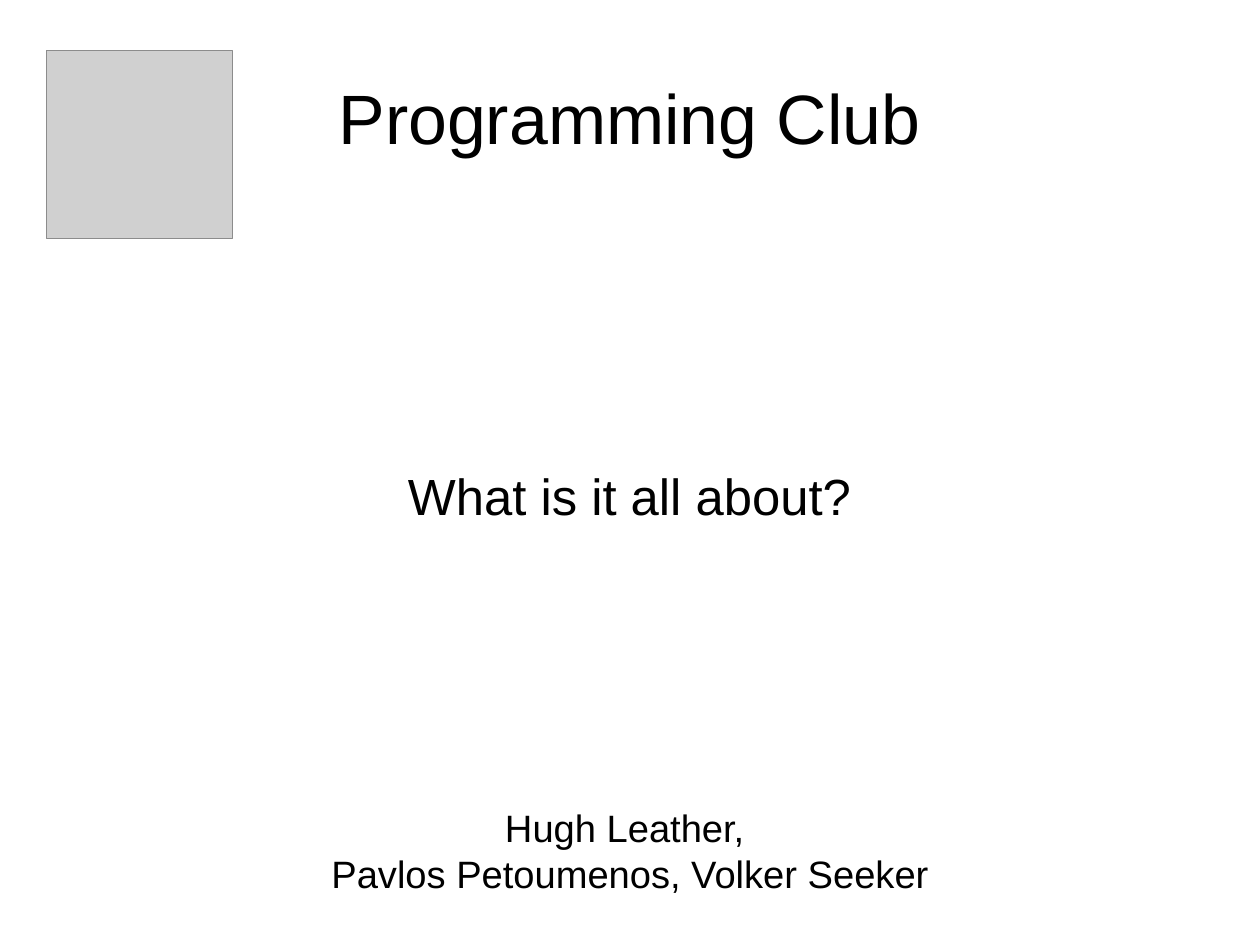
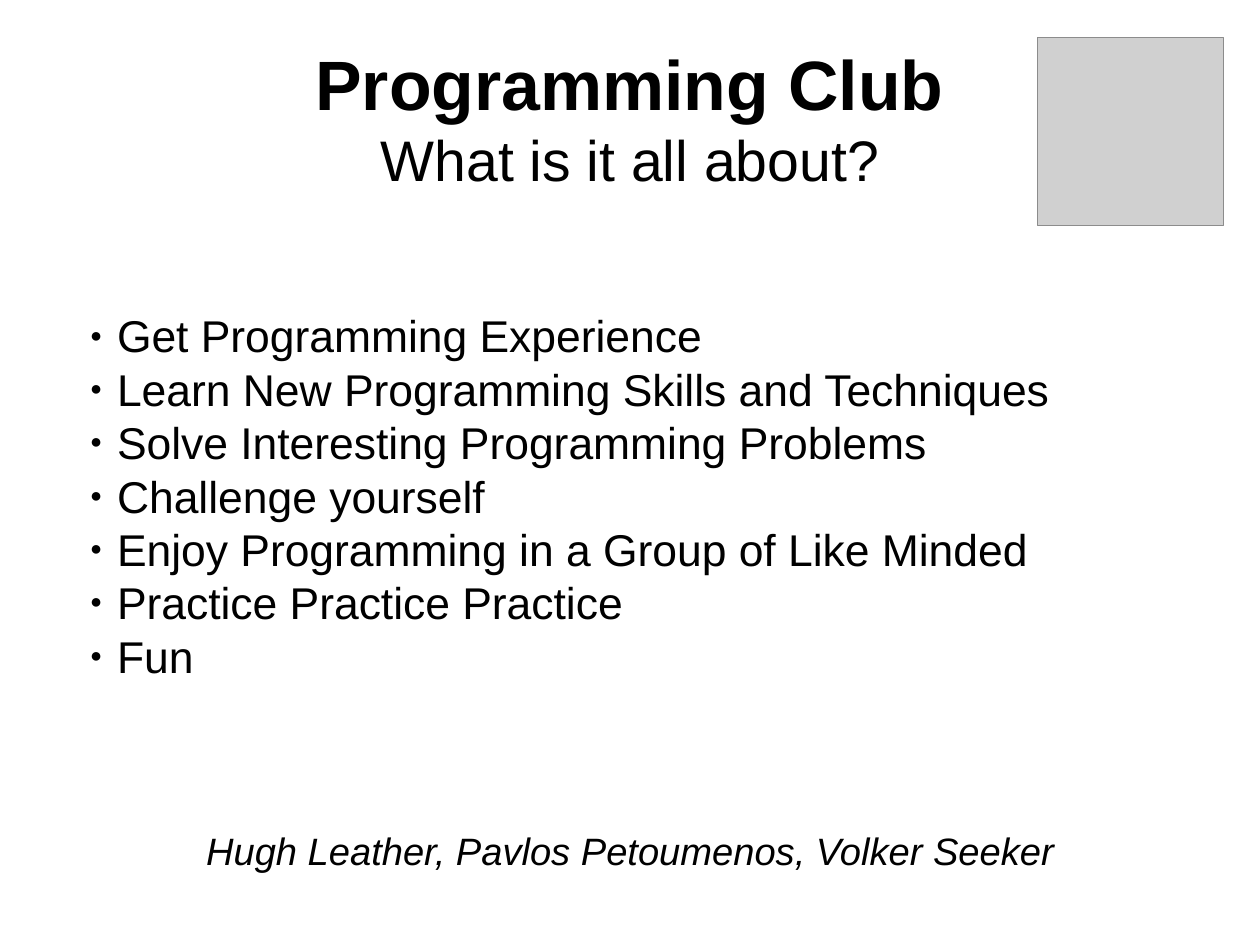
Before and after one commit to vsee/uoe_programmingclub, a slide deck: slide 2 of slides/session001_20160218.odp (slide 1 before the commit). Drawn at 1260x945 pixels with LibreOffice and Linux fonts; fonts in the diff are those of the drawing; grey boxes stand for pictures. Boxes give left, top, right and bottom in pixels: in the first picture for what was removed or moved away, otherwise in the second. Text is boxed around its words. In the diff, an @@ line names an element or a change of style, - is before the commit and + after.

Commit message:
Slide update

```diff
--- a/slides/session001_20160218.odp
+++ b/slides/session001_20160218.odp
@@ title at bbox=[315, 59, 943, 182]: text changed; size 44 to 36 pt @@
-Programming Club
+Programming Club
+What is it all about?
@@ picture: place and size @@
-picture at bbox=[46, 50, 232, 238]
+picture at bbox=[1038, 38, 1225, 225]
@@ text at bbox=[117, 319, 1049, 674]: text changed; size 32 to 28 pt @@
-What is it all about?
+  ● Get Programming Experience
+  ● Learn New Programming Skills and Techniques
+  ● Solve Interesting Programming Problems
+  ● Challenge yourself
+  ● Enjoy Programming in a Group of Like Minded
+  ● Practice Practice Practice
+  ● Fun
@@ text at bbox=[206, 837, 1054, 873]: text changed; italic on @@
-Hugh Leather,
-Pavlos Petoumenos, Volker Seeker
+Hugh Leather, Pavlos Petoumenos, Volker Seeker
```
Also in this commit, not shown: 1 other slide changed, 3 slides added, 2 slides removed.
